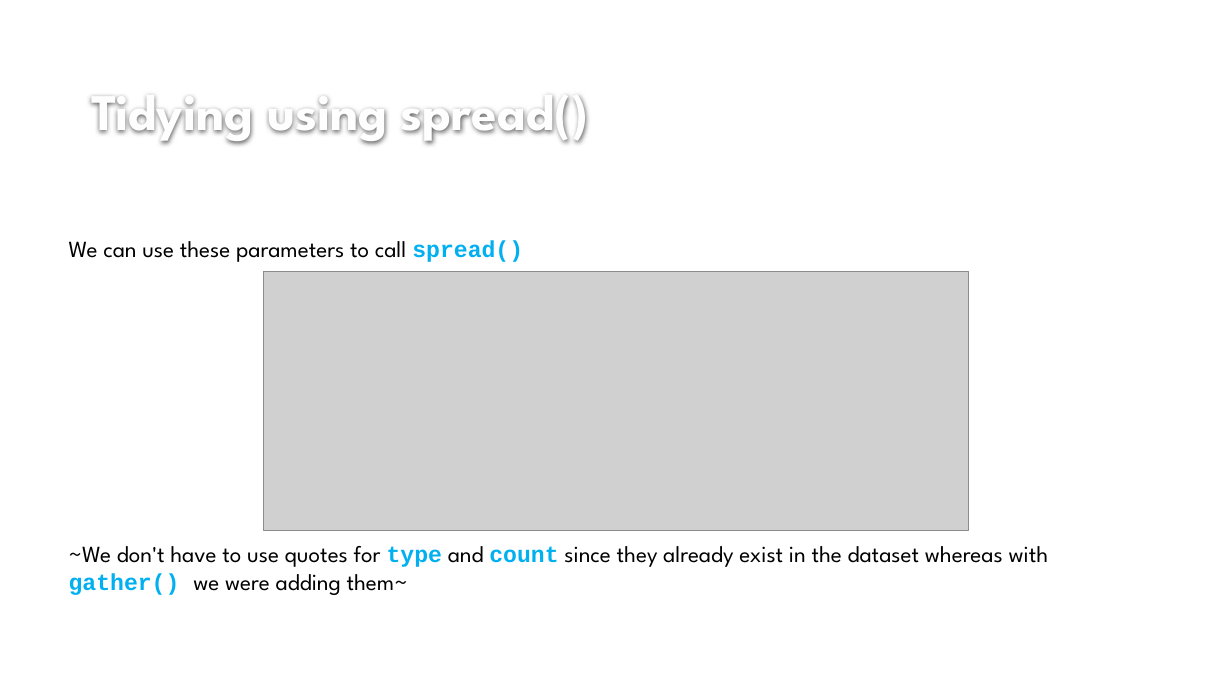
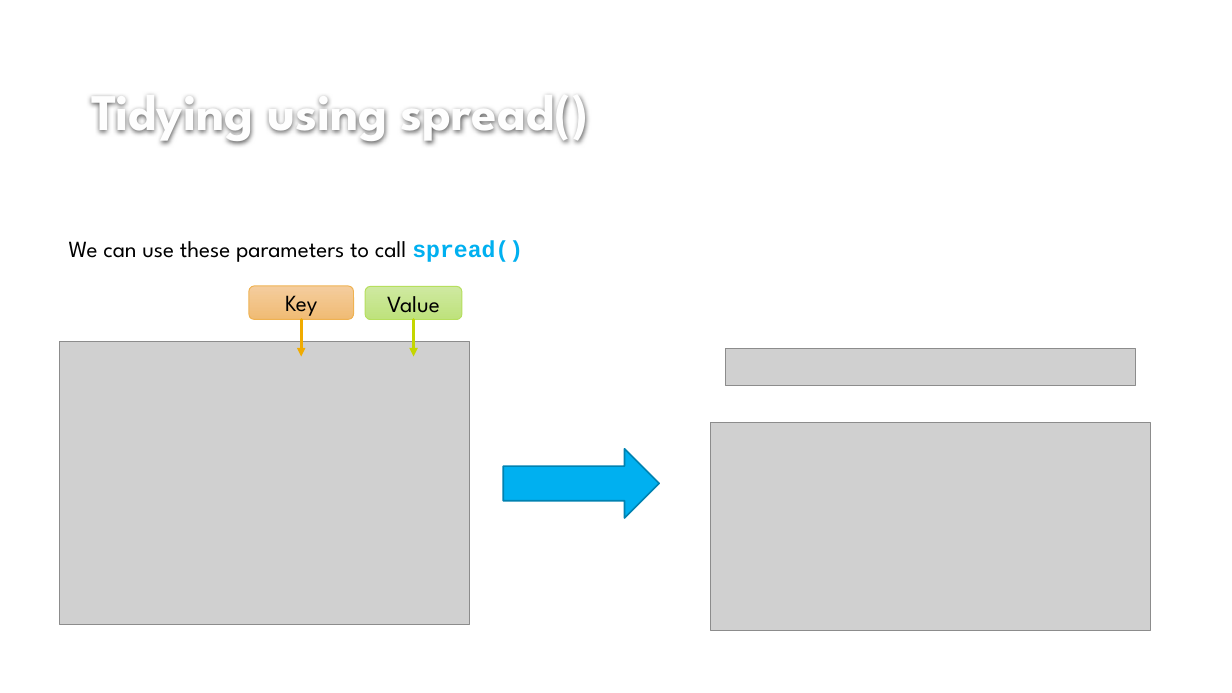
Before and after one commit to izzixcoatxs/Into_the_Tidyverse, a slide deck: slide 30 of sessions/session_four/izzie_session_four_a&b_presentation.pptx (slide 27 before the commit). Drawn at 1232x693 pixels with LibreOffice and Linux fonts; fonts in the diff are those of the drawing; grey boxes stand for pictures; background and template pictures are left out. Boxes give left, top, right and bottom in pixels: in the first picture for what was removed or moved away, otherwise in the second. Text is boxed around its words. In the diff, an @@ line names an element or a change of style, - is before the commit and + after.

Commit message:
fix typos

```diff
--- a/sessions/session_four/izzie_session_four_a&b_presentation.pptx
+++ b/sessions/session_four/izzie_session_four_a&b_presentation.pptx
@@ rounded rectangle added at (x1=249, y1=286, x2=353, y2=319), fill gradient #F4CD9F to #F1BC74, outline #EFB251 0.75 pt, 18 pt, text #000000 @@
+Key
@@ picture removed at (x1=263, y1=272, x2=969, y2=531) @@
@@ rounded rectangle added at (x1=365, y1=287, x2=462, y2=320), fill gradient #CFE9A2 to #BFE27C, outline #B6DF5E 0.75 pt, 18 pt, text #000000 @@
+Value
@@ arrow added from (301, 320) to (301, 357), #F0AB00 2.25 pt @@
@@ arrow added from (414, 320) to (414, 357), #C4D600 2.25 pt @@
@@ picture added at (x1=59, y1=342, x2=470, y2=625) @@
@@ picture added at (x1=726, y1=348, x2=1136, y2=386) @@
@@ right arrow added at (x1=504, y1=449, x2=660, y2=518), fill #00B0F0, outline #0082B2 1.25 pt @@
@@ picture added at (x1=711, y1=422, x2=1150, y2=630) @@
@@ text at (x1=69, y1=546, x2=1049, y2=595): paragraph removed @@
-~We don't have to use quotes for type and count since they already exist in the dataset whereas with gather() we were adding them~
```
Also in this commit, not shown: 12 other slides changed, 8 slides added, 2 slides removed.
